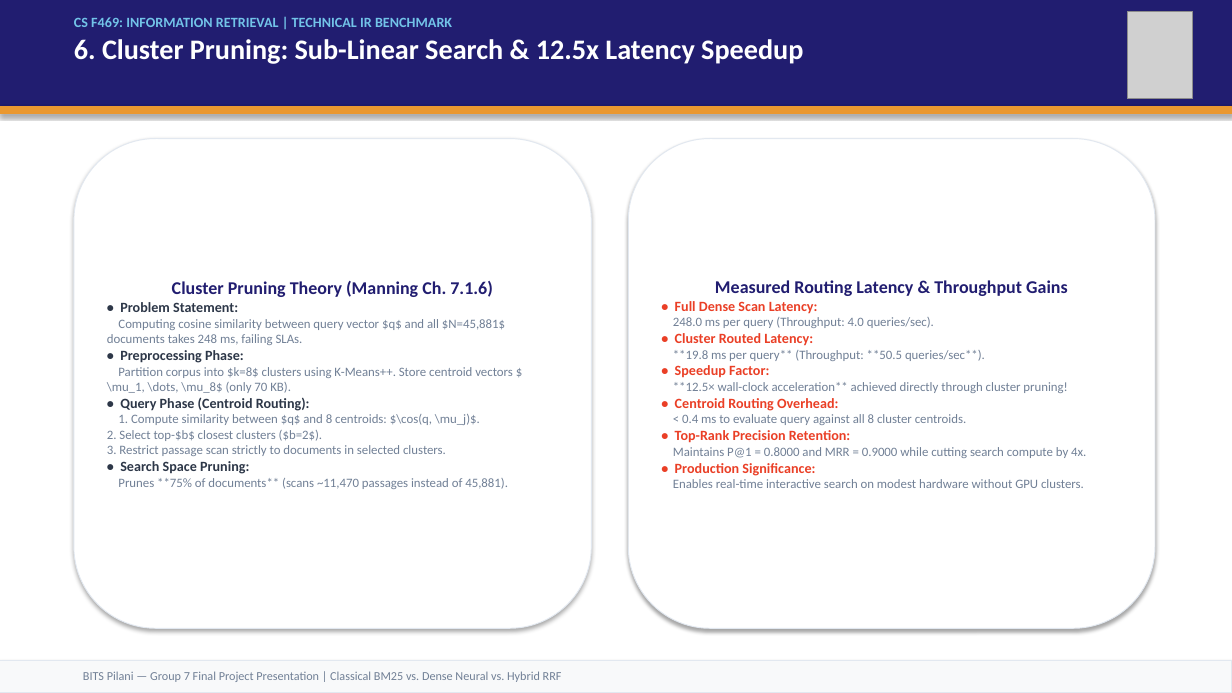
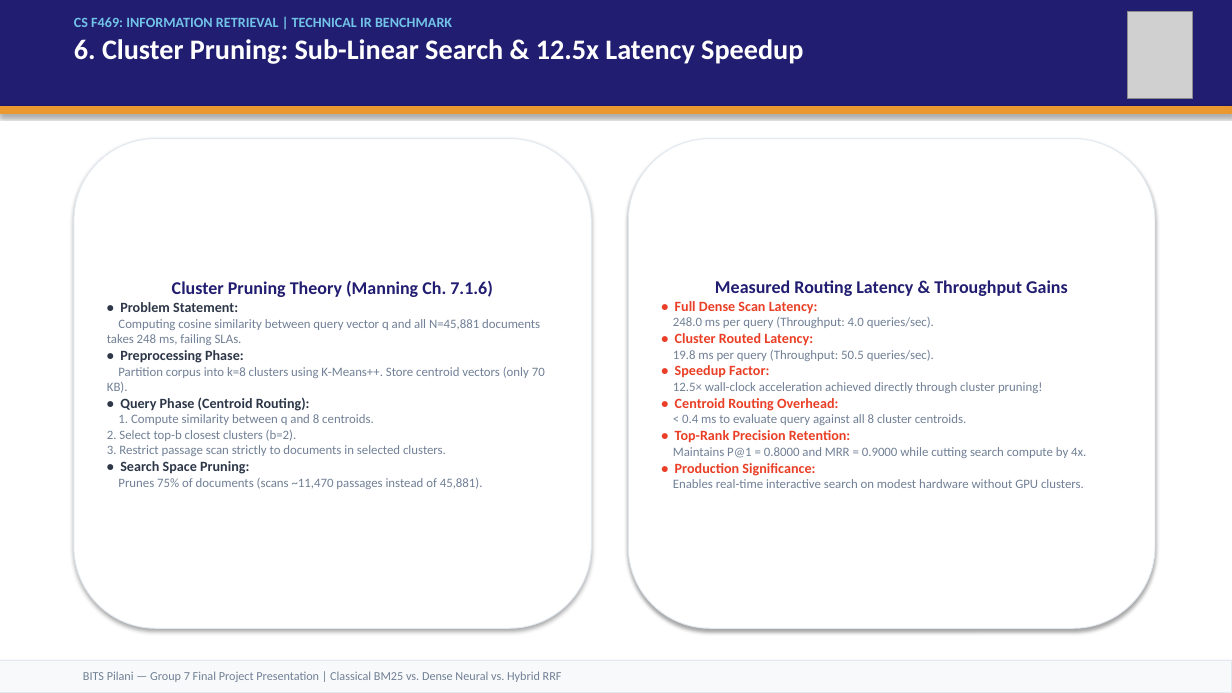
Before and after one commit to vishrutbhushan/ir-benchmark, a slide deck: slide 7 of presentation/IR_Benchmark_Presentation.pptx. Drawn at 1232x693 pixels with LibreOffice and Linux fonts; fonts in the diff are those of the drawing; grey boxes stand for pictures. Boxes give left, top, right and bottom in pixels: in the first picture for what was removed or moved away, otherwise in the second. Text is boxed around its words. In the diff, an @@ line names an element or a change of style, - is before the commit and + after.

```diff
--- a/presentation/IR_Benchmark_Presentation.pptx
+++ b/presentation/IR_Benchmark_Presentation.pptx
@@ text in rounded rectangle at [107, 319, 540, 345]: text changed @@
-Computing cosine similarity between query vector $q$ and all $N=45,881$ documents takes 248 ms, failing SLAs.
+Computing cosine similarity between query vector q and all N=45,881 documents takes 248 ms, failing SLAs.
@@ text in rounded rectangle at [673, 350, 934, 361]: text changed @@
-**19.8 ms per query** (Throughput: **50.5 queries/sec**).
+19.8 ms per query (Throughput: 50.5 queries/sec).
@@ text in rounded rectangle at [107, 367, 545, 393]: text changed @@
-Partition corpus into $k=8$ clusters using K-Means++. Store centroid vectors $\mu_1, \dots, \mu_8$ (only 70 KB).
+Partition corpus into k=8 clusters using K-Means++. Store centroid vectors (only 70 KB).
@@ text in rounded rectangle at [673, 382, 1042, 393]: text changed @@
-**12.5× wall-clock acceleration** achieved directly through cluster pruning!
+12.5× wall-clock acceleration achieved directly through cluster pruning!
@@ text in rounded rectangle at [107, 414, 446, 456]: text changed @@
-1. Compute similarity between $q$ and 8 centroids: $\cos(q, \mu_j)$.
-2. Select top-$b$ closest clusters ($b=2$).
-3. Restrict passage scan strictly to documents in selected clusters.
+1. Compute similarity between q and 8 centroids.
+2. Select top-b closest clusters (b=2).
+3. Restrict passage scan strictly to documents in selected clusters.
@@ text in rounded rectangle at [118, 478, 483, 489]: text changed @@
-Prunes **75% of documents** (scans ~11,470 passages instead of 45,881).
+Prunes 75% of documents (scans ~11,470 passages instead of 45,881).
```
Also in this commit, not shown: 9 other slides changed, 6 other files.
